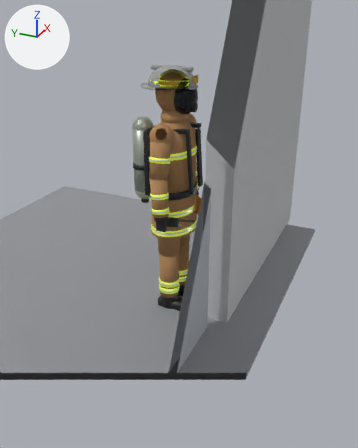
A saved change to the Blender file tools/blender/scenes/door_check.blend.
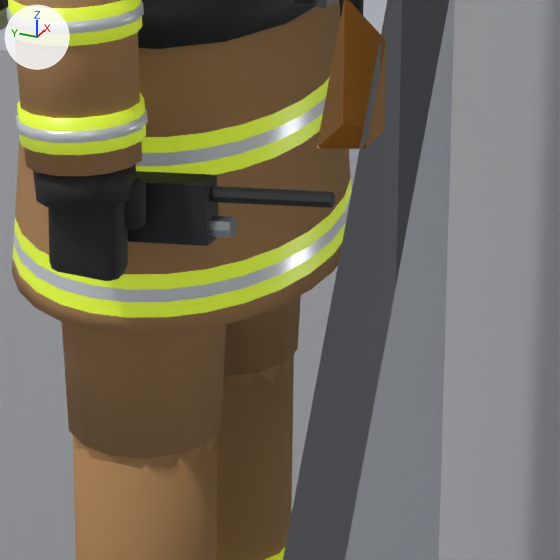
There are two pictures of each version: one from a 50 mm lens placed at (-2.416, -2.04, 2.224), pointed at (0.47, -0.741, 0.781), one close up on the part from 42% to 63% of the width and 43% to 60% of the height. The axes (+X, +Y, +Z) are drawn at upper left. The lights are the same throughout. The first two pictures are the older version. Everything nearer to the camera than a plane just in front of the edit is cut away.

Objects in the first close-up: 'belt.001', 'coat_skirt.001', 'door_leaf', 'door_lock', 'floor', 'forearm_R.001', 'glove_R.001', 'radio_ant.001', 'radio_body.001', 'radio_knob.001', 'shin_L.001', 'shin_R.001', 'thigh_R.001', 'wall_R' and 16 more.
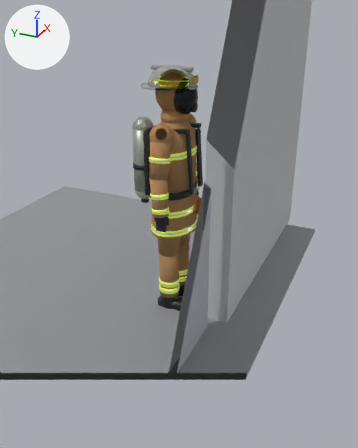
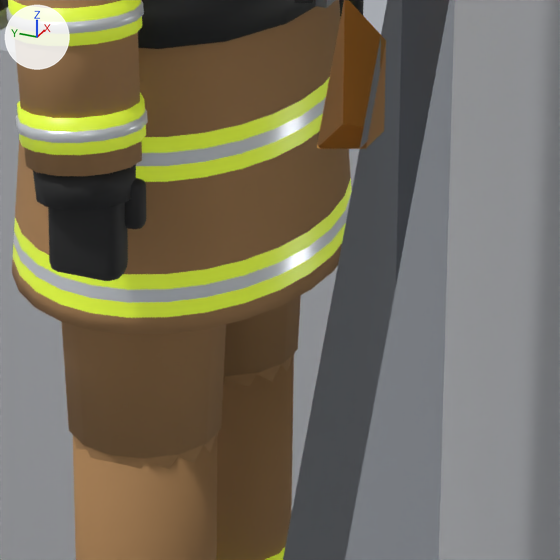
Location of each change, (x1, y1, x2, y2) in pixels of the close-ups (560 x 560 px):
'radio_body.001', hidden (black): before (127, 171, 219, 246)
'radio_ant.001', hidden (black): before (209, 186, 335, 208)
'radio_knob.001', hidden: before (210, 215, 237, 238)

Edits to the bpy script that builds the scene:
```text
Change ob_radio_body_001:
    add ob_radio_body_001.hide_render = True
Change ob_radio_ant_001:
    add ob_radio_ant_001.hide_render = True
Change ob_radio_knob_001:
    add ob_radio_knob_001.hide_render = True
```
